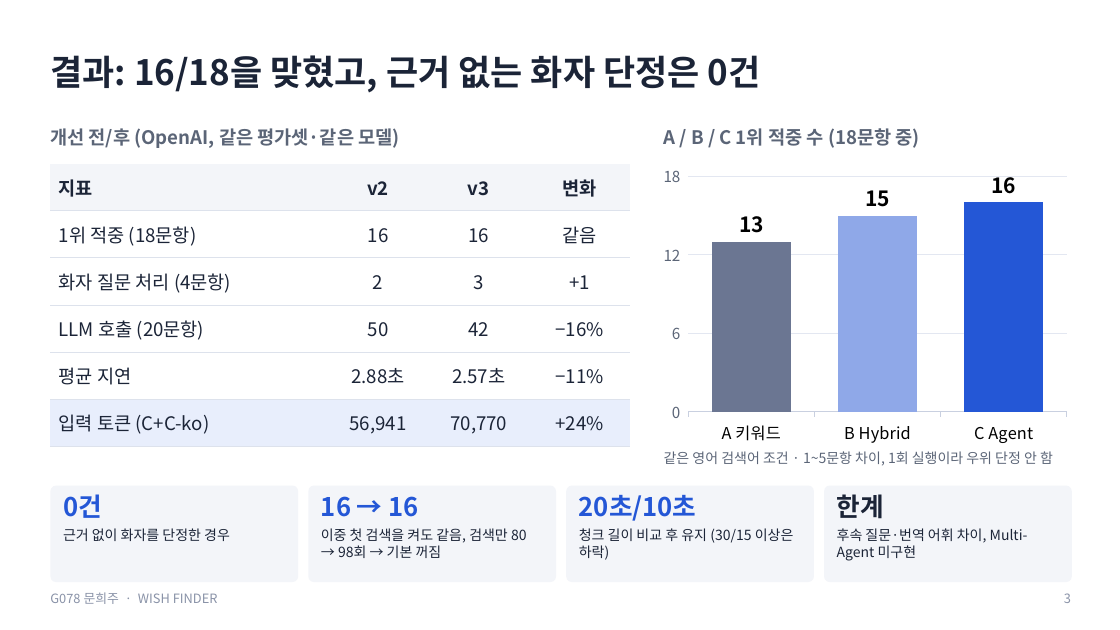
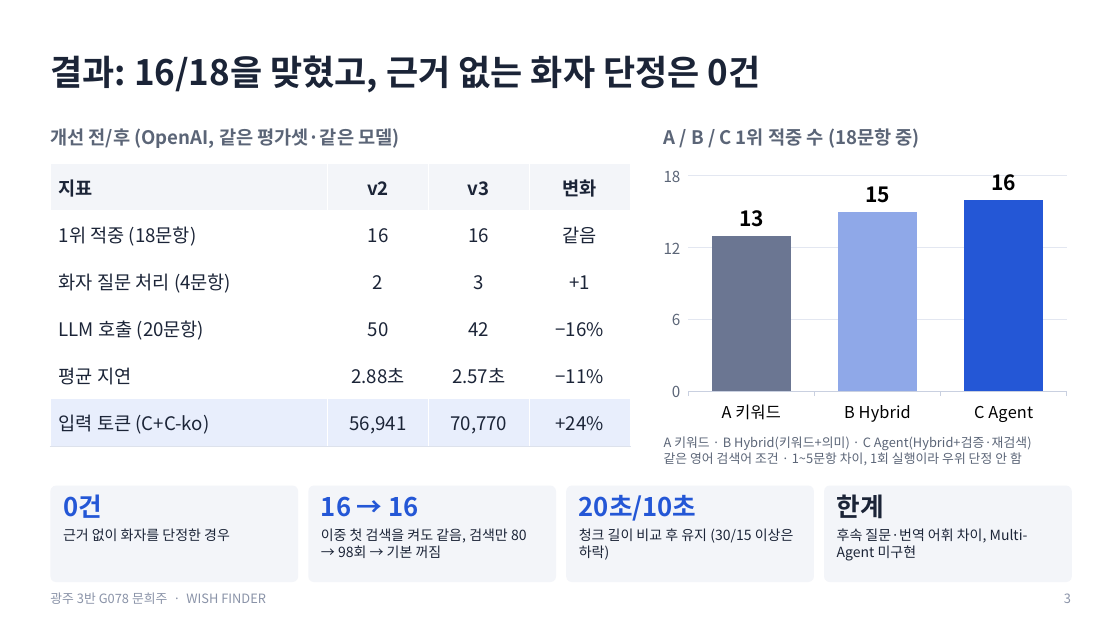
Before and after one commit to creepygrape/skala-AICapstone-mini-2, a slide deck: slide 3 of docs/exec/G078_문희주_발표.pptx. Drawn at 1120x630 pixels with LibreOffice and Linux fonts; fonts in the diff are those of the drawing. Boxes give left, top, right and bottom in pixels: in the first picture for what was removed or moved away, otherwise in the second. Text is boxed around its words. In the diff, an @@ line names an element or a change of style, - is before the commit and + after.

```diff
--- a/docs/exec/G078_문희주_발표.pptx
+++ b/docs/exec/G078_문희주_발표.pptx
@@ table at (x1=50, y1=164, x2=630, y2=446) @@
@@ borders changed @@
@@ column chart resized from (x1=655, y1=160, x2=1075, y2=450) to (x1=655, y1=160, x2=1075, y2=429) @@
@@ text at (x1=664, y1=436, x2=1032, y2=450): paragraph added @@
+A 키워드 · B Hybrid(키워드+의미) · C Agent(Hybrid+검증·재검색)
@@ text "A 키워드 · B Hybrid(키워드+의미) ..." moved from (x1=664, y1=451, x2=1053, y2=466) to (x1=664, y1=436, x2=1032, y2=465) @@
@@ text at (x1=664, y1=452, x2=1022, y2=465): size 12 to 11 pt in "같은 영어 검색어 조건 · 1~5문항 차이, ..." @@
@@ text at (x1=50, y1=592, x2=266, y2=604): text changed @@
-G078 문희주 · WISH FINDER
+광주 3반 G078 문희주 · WISH FINDER
```
Also in this commit, not shown: 11 other slides changed, 3 other files.
